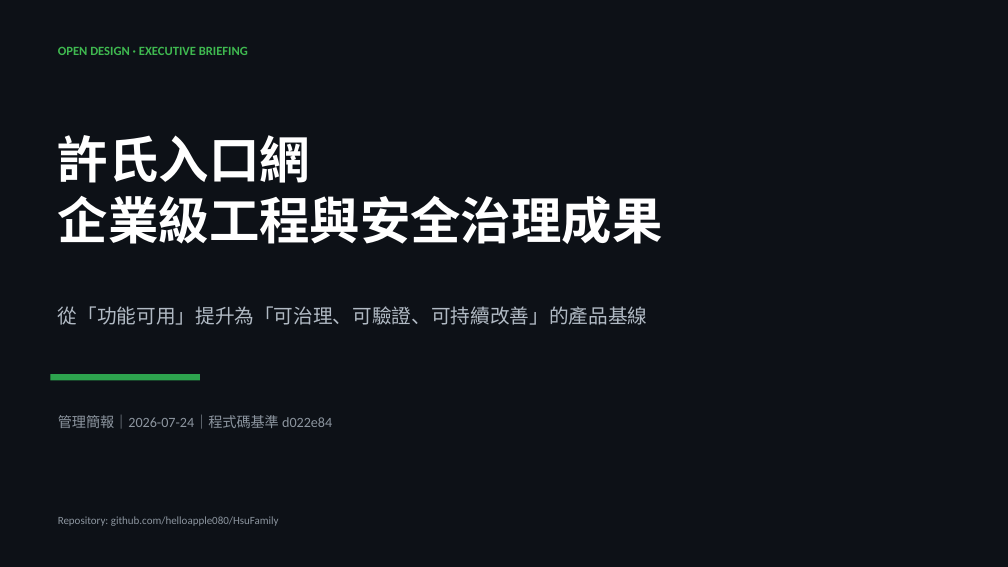
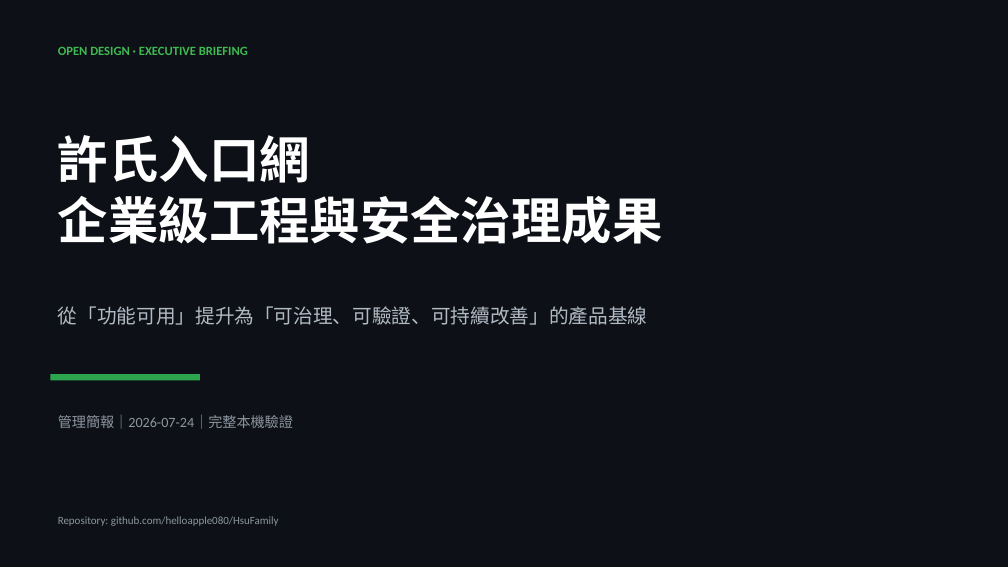
Before and after one commit to helloapple080/HsuFamily, a slide deck: slide 1 of docs/presentation/HsuFamily-Enterprise-Readiness.pptx. Drawn at 1008x567 pixels with LibreOffice and Linux fonts; fonts in the diff are those of the drawing. Boxes give left, top, right and bottom in pixels: in the first picture for what was removed or moved away, otherwise in the second. Text is boxed around its words. In the diff, an @@ line names an element or a change of style, - is before the commit and + after.

```diff
--- a/docs/presentation/HsuFamily-Enterprise-Readiness.pptx
+++ b/docs/presentation/HsuFamily-Enterprise-Readiness.pptx
@@ text at (58,415,293,429): text changed @@
-管理簡報｜2026-07-24｜程式碼基準 d022e84
+管理簡報｜2026-07-24｜完整本機驗證
```
Also in this commit, not shown: 6 other slides changed, 12 other files.
